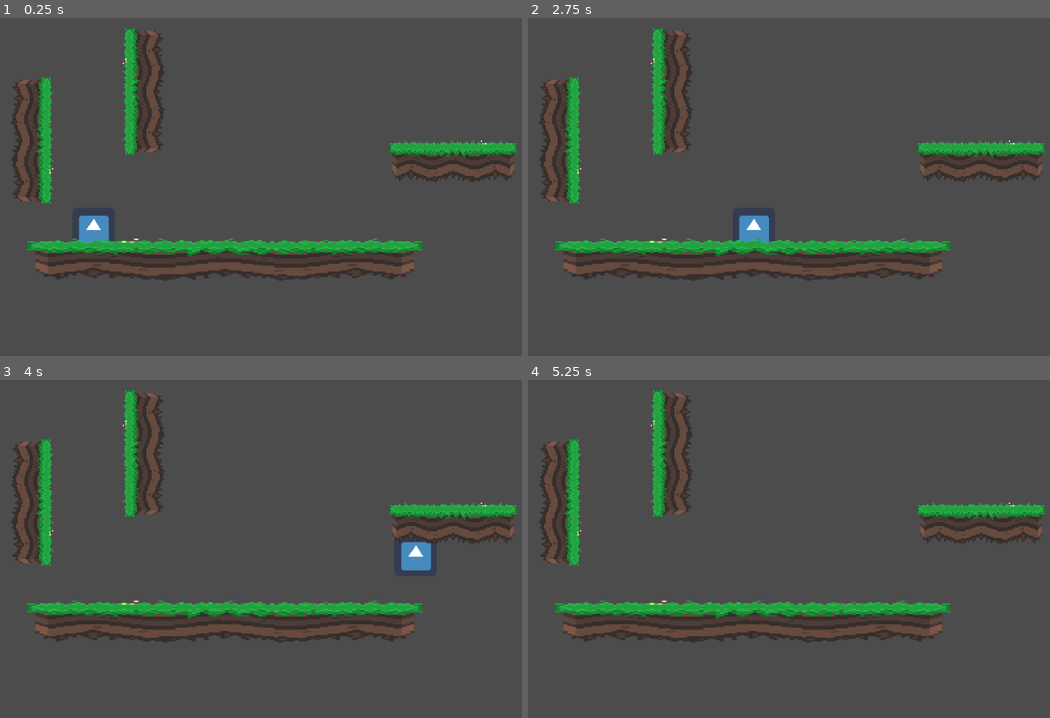
Above: before the commit, frames 1-4 (two rows, left to right).
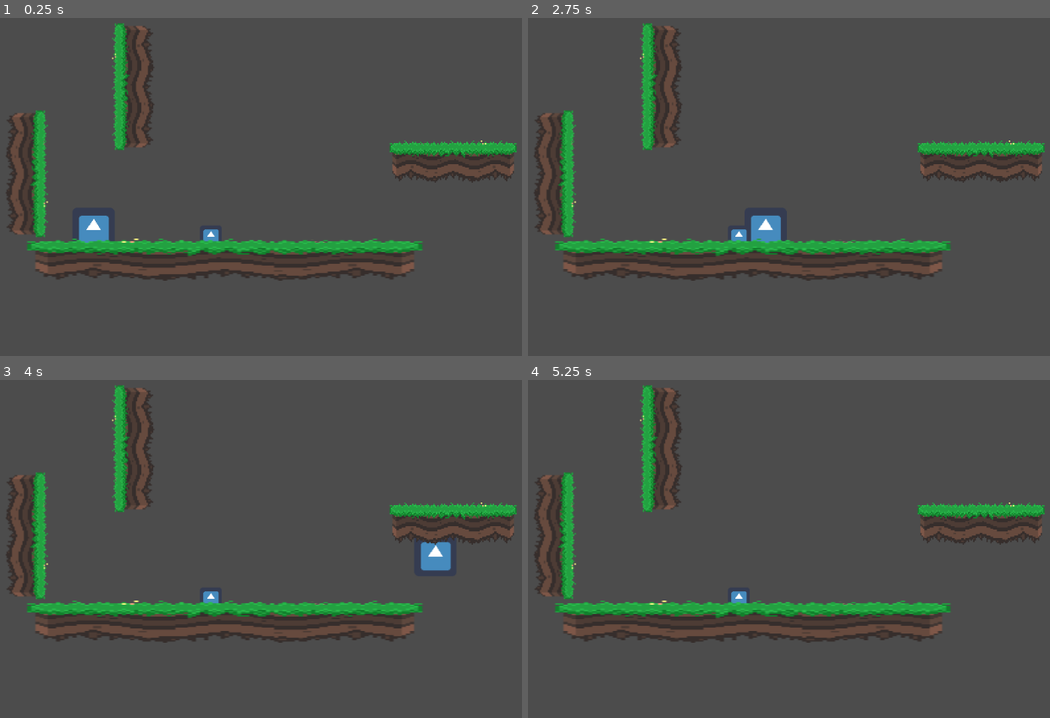
Above: after the commit, the same moments.

Repository: rwx788/godot_platformer
Game: Godot game, scene res://Scenes/MainScene.tscn
The game is run twice, just before and just after one commit, with the same random seed, the same clock (stepped at 60 frames per second) and the same inputs. The engine's default icon, where the game draws it, is replaced by a stand-in: a white triangle on a blue panel in a dark square.
Inputs:
- Up to frame 1 (0.25 s): no input
- Up to frame 2 (2.75 s): tap Enter at 0.5 s; hold D (move_right) 0.53-2.03 s; tap W (jump) at 0.77, 1.52 s; hold A (move_left) from 2.03 s (still down)
- Up to frame 3 (4 s): release A (move_left) at 2.78 s; hold D (move_right) from 2.78 s (still down); tap W (jump) at 3.02, 3.77 s
- Up to frame 4 (5.25 s): release D (move_right) at 4.28 s; hold A (move_left) 4.28-5.03 s; tap W (jump) at 4.52 s; hold D (move_right) from 5.03 s (still down)

The runs differ from the first frame. In frame 1, 5.4% of the frame differs, in the area x 1-42%, y 1-67%; in frame 2, 5.8%; in frame 3, 6.1%, in the area x 1-87%, y 1-67%; in frame 4, 5.4%.

Commit message:
Add NPC instance
No proper collision implementation yet...

Diff:
--- a/Scenes/MainScene.tscn
+++ b/Scenes/MainScene.tscn
@@ -1,8 +1,9 @@
-[gd_scene load_steps=11 format=2]
+[gd_scene load_steps=13 format=2]
 
 [ext_resource path="res://scripts/Player.gd" type="Script" id=1]
 [ext_resource path="res://icon.png" type="Texture" id=2]
-[ext_resource path="res://ground.png" type="Texture" id=3]
+[ext_resource path="res://scripts/RigidBody2D.gd" type="Script" id=3]
+[ext_resource path="res://ground.png" type="Texture" id=4]
 
 [sub_resource type="SpriteFrames" id=1]
 animations = [ {
@@ -15,18 +16,21 @@
 [sub_resource type="CircleShape2D" id=2]
 radius = 22.0767
 
-[sub_resource type="RectangleShape2D" id=6]
+[sub_resource type="RectangleShape2D" id=3]
+extents = Vector2( 14.2364, 10.5127 )
+
+[sub_resource type="RectangleShape2D" id=4]
 extents = Vector2( 25.054, 88 )
 
-[sub_resource type="RectangleShape2D" id=7]
+[sub_resource type="RectangleShape2D" id=5]
 extents = Vector2( 27.054, 86 )
 
-[sub_resource type="PhysicsMaterial" id=3]
+[sub_resource type="PhysicsMaterial" id=6]
 
-[sub_resource type="RectangleShape2D" id=4]
+[sub_resource type="RectangleShape2D" id=7]
 extents = Vector2( 290.054, 24 )
 
-[sub_resource type="RectangleShape2D" id=5]
+[sub_resource type="RectangleShape2D" id=8]
 extents = Vector2( 87.054, 27 )
 
 [node name="Map" type="Node2D"]
@@ -52,39 +56,56 @@
 "_edit_group_": true
 }
 
+[node name="AI1" type="KinematicBody2D" parent="."]
+position = Vector2( 347, 350 )
+input_pickable = true
+script = ExtResource( 3 )
+
+[node name="Sprite" type="Sprite" parent="AI1"]
+position = Vector2( 1.5, 2.5 )
+scale = Vector2( 0.515625, 0.484375 )
+texture = ExtResource( 2 )
+
+[node name="CollisionShape2D" type="CollisionShape2D" parent="AI1"]
+position = Vector2( 1, 4 )
+shape = SubResource( 3 )
+
 [node name="WallContainer" type="Node" parent="."]
 
 [node name="Vertical_wall" type="StaticBody2D" parent="WallContainer"]
-position = Vector2( 78, 273 )
+position = Vector2( 69.5269, 323.491 )
+collision_layer = 2
 __meta__ = {
 "_edit_group_": true
 }
 
 [node name="Sprite" type="Sprite" parent="WallContainer/Vertical_wall"]
 rotation = 1.5708
-texture = ExtResource( 3 )
+texture = ExtResource( 4 )
 
 [node name="CollisionShape2D" type="CollisionShape2D" parent="WallContainer/Vertical_wall"]
-shape = SubResource( 6 )
+shape = SubResource( 4 )
 
 [node name="Vertical_wall2" type="StaticBody2D" parent="WallContainer"]
-position = Vector2( 247, 199 )
+position = Vector2( 231.156, 191.371 )
+collision_layer = 2
 __meta__ = {
 "_edit_group_": true
 }
 
 [node name="Sprite" type="Sprite" parent="WallContainer/Vertical_wall2"]
 rotation = 4.71239
-texture = ExtResource( 3 )
+texture = ExtResource( 4 )
 
 [node name="CollisionShape2D" type="CollisionShape2D" parent="WallContainer/Vertical_wall2"]
-shape = SubResource( 7 )
+shape = SubResource( 5 )
 
 [node name="Floor" type="Node" parent="."]
 
 [node name="Horizontal_wall" type="StaticBody2D" parent="Floor"]
 position = Vector2( 517, 454 )
-physics_material_override = SubResource( 3 )
+collision_layer = 2
+physics_material_override = SubResource( 6 )
 __meta__ = {
 "_edit_group_": true
 }
@@ -94,21 +115,22 @@
 position = Vector2( -147.5, 1.35068e-005 )
 rotation = -3.14159
 scale = Vector2( 3.11328, -1 )
-texture = ExtResource( 3 )
-normal_map = ExtResource( 3 )
+texture = ExtResource( 4 )
+normal_map = ExtResource( 4 )
 
 [node name="CollisionShape2D" type="CollisionShape2D" parent="Floor/Horizontal_wall"]
 position = Vector2( -149, 0 )
-shape = SubResource( 4 )
+shape = SubResource( 7 )
 
 [node name="Horizontal_wall2" type="StaticBody2D" parent="Floor"]
 position = Vector2( 715, 305 )
+collision_layer = 2
 __meta__ = {
 "_edit_group_": true
 }
 
 [node name="Sprite" type="Sprite" parent="Floor/Horizontal_wall2"]
-texture = ExtResource( 3 )
+texture = ExtResource( 4 )
 
 [node name="CollisionShape2D" type="CollisionShape2D" parent="Floor/Horizontal_wall2"]
-shape = SubResource( 5 )
+shape = SubResource( 8 )
--- a/scripts/Player.gd
+++ b/scripts/Player.gd
@@ -45,3 +45,6 @@
 					process_jump()
 					prev_vert_wall = collision.collider_id
 					break
+
+func collide() -> void:
+	pass
--- /dev/null
+++ b/scripts/RigidBody2D.gd
@@ -0,0 +1,12 @@
+extends KinematicBody2D
+
+var velocity = Vector2(0,0)
+export var gravity := 800
+
+func _physics_process(delta):
+	velocity.y += gravity
+	var collision = move_and_collide(velocity * delta)
+	if collision:
+		if collision.collider.has_method("collide"):
+			print("aaa")
+			velocity.x *= -100
